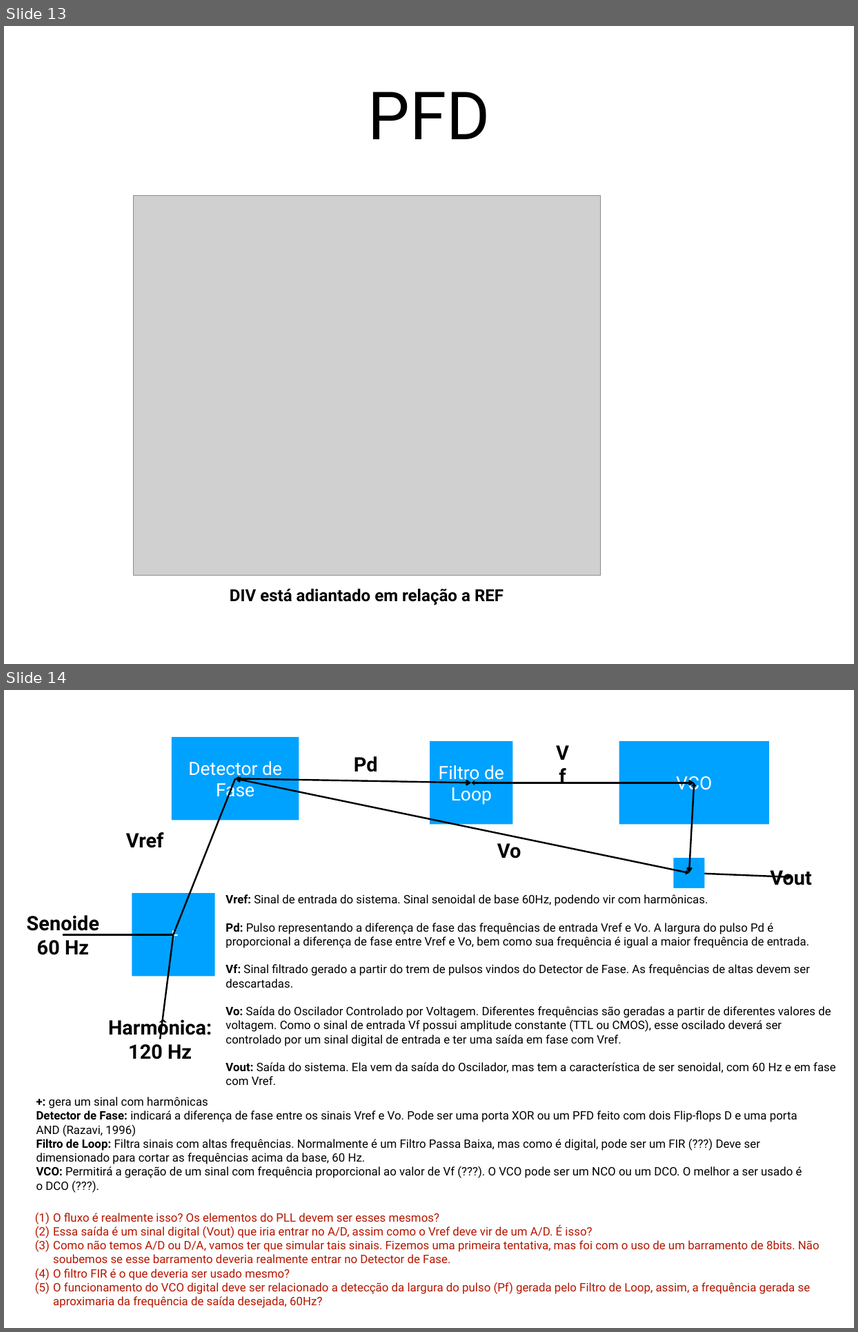
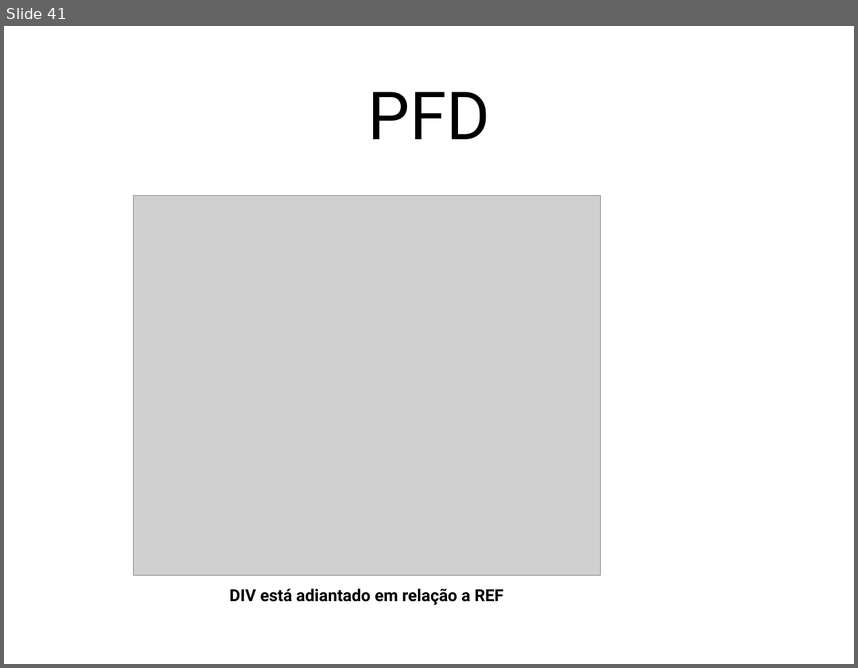
Before and after one commit to wwagner33/adpll-vhdl, a slide deck: trabalho-pll.pptx. Shown one above the other, each under a label of ours: slides 13 and 14 before the commit, slide 41 after it. The pictures are 858x1332 and 858x668 pixels, drawn with LibreOffice and Linux fonts; fonts in the diff are those of the drawing; grey boxes stand for pictures. Boxes give left, top, right and bottom in pixels: in the first picture for what was removed or moved away, otherwise in the second. Text is boxed around its words. In the diff, an @@ line names an element or a change of style, - is before the commit and + after.

```diff
--- a/trabalho-pll.pptx
+++ b/trabalho-pll.pptx
@@ slide 14 removed at box(4, 690, 854, 1328), background #FFFFFF @@
@@ rectangle removed at box(172, 737, 299, 820) @@
-Detector de Fase
@@ rectangle removed at box(430, 742, 513, 825) @@
-Filtro de Loop
@@ text removed at box(553, 749, 579, 778) @@
-Vf
@@ rectangle removed at box(619, 742, 769, 825) @@
-VCO
@@ text removed at box(354, 756, 378, 772) @@
-Pd
@@ line removed from (173, 934) to (235, 778) @@
@@ double arrow removed from (235, 778) to (472, 782) @@
@@ double arrow removed from (235, 778) to (689, 873) @@
@@ double arrow removed from (472, 782) to (695, 782) @@
@@ double arrow removed from (689, 873) to (695, 782) @@
@@ text removed at box(126, 832, 164, 848) @@
-Vref
@@ text removed at box(497, 843, 522, 858) @@
-Vo
@@ rectangle removed at box(673, 858, 704, 888) @@
@@ double arrow removed from (689, 873) to (792, 877) @@
@@ text removed at box(770, 870, 811, 885) @@
-Vout
@@ rectangle removed at box(132, 894, 215, 976) @@
-+
@@ text removed at box(225, 894, 836, 1085) @@
-Vref: Sinal de entrada do sistema. Sinal senoidal de base 60Hz, podendo vir com harmônicas.
-Pd: Pulso representando a diferença de fase das frequências de entrada Vref e Vo. A largura do pulso Pd é proporcional a diferença de fase entre Vref e Vo, bem como sua frequência é igual a maior frequência de entrada.
-Vf: Sinal filtrado gerado a partir do trem de pulsos vindos do Detector de Fase. As frequências de altas devem ser descartadas.
-Vo: Saída do Oscilador Controlado por Voltagem. Diferentes frequências são geradas a partir de diferentes valores de voltagem. Como o sinal de entrada Vf possui amplitude constante (TTL ou CMOS), esse oscilado deverá ser controlado por um sinal digital de entrada e ter uma saída em fase com Vref.
-Vout: Saída do sistema. Ela vem da saída do Oscilador, mas tem a característica de ser senoidal, com 60 Hz e em fase com Vref.
@@ text removed at box(27, 915, 99, 955) @@
-Senoide 60 Hz
@@ line removed from (63, 934) to (173, 934) @@
@@ line removed from (160, 1039) to (173, 934) @@
@@ text removed at box(108, 1016, 212, 1059) @@
-Harmônica:120 Hz
@@ text removed at box(36, 1096, 802, 1190) @@
-+: gera um sinal com harmônicas
-Detector de Fase: indicará a diferença de fase entre os sinais Vref e Vo. Pode ser uma porta XOR ou um PFD feito com dois Flip-flops D e uma porta AND (Razavi, 1996)
-Filtro de Loop: Filtra sinais com altas frequências. Normalmente é um Filtro Passa Baixa, mas como é digital, pode ser um FIR (???) Deve ser dimensionado para cortar as frequências acima da base, 60 Hz.
-VCO: Permitirá a geração de um sinal com frequência proporcional ao valor de Vf (???). O VCO pode ser um NCO ou um DCO. O melhor a ser usado é o DCO (???).
@@ text removed at box(53, 1212, 820, 1308) @@
-(1) O fluxo é realmente isso? Os elementos do PLL devem ser esses mesmos?
-(2) Essa saída é um sinal digital (Vout) que iria entrar no A/D, assim como o Vref deve vir de um A/D. É isso?
-(3) Como não temos A/D ou D/A, vamos ter que simular tais sinais. Fizemos uma primeira tentativa, mas foi com o uso de um barramento de 8bits. Não soubemos se esse barramento deveria realmente entrar no Detector de Fase.
-(4) O filtro FIR é o que deveria ser usado mesmo?
-(5) O funcionamento do VCO digital deve ser relacionado a detecção da largura do pulso (Pf) gerada pelo Filtro de Loop, assim, a frequência gerada se aproximaria da frequência de saída desejada, 60Hz?
@@ what was slide 13 is now slide 41 @@
```
Also in this commit, not shown: 6 slides changed, 32 slides added, 1 other slide removed, 7 other files.
